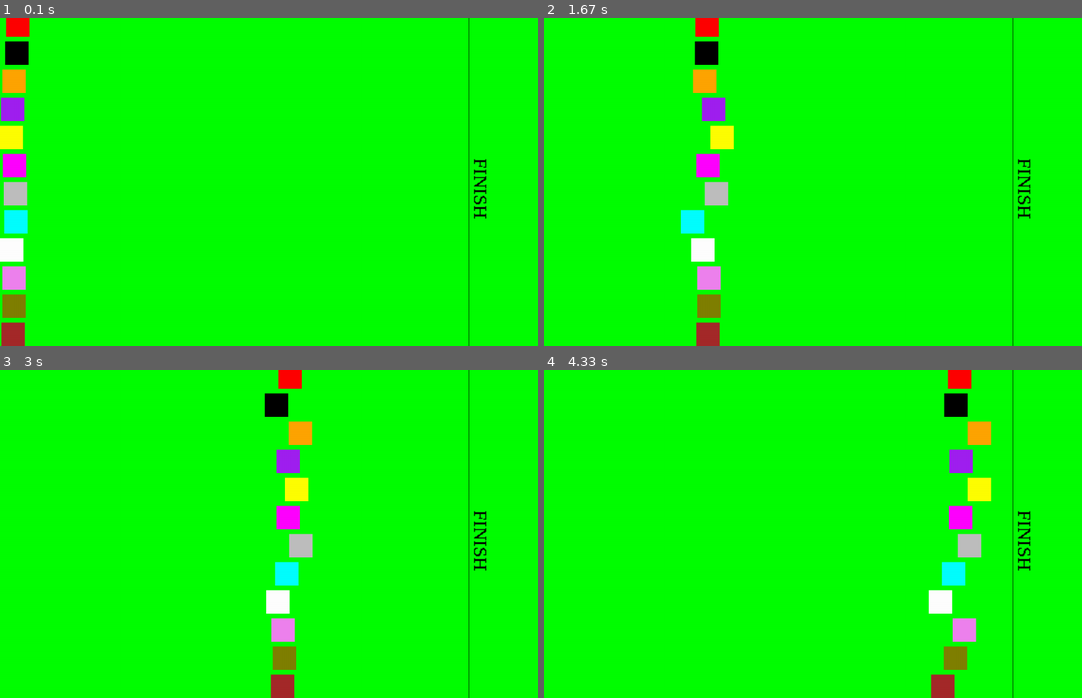
Above: before the commit, frames 1-4 (two rows, left to right).
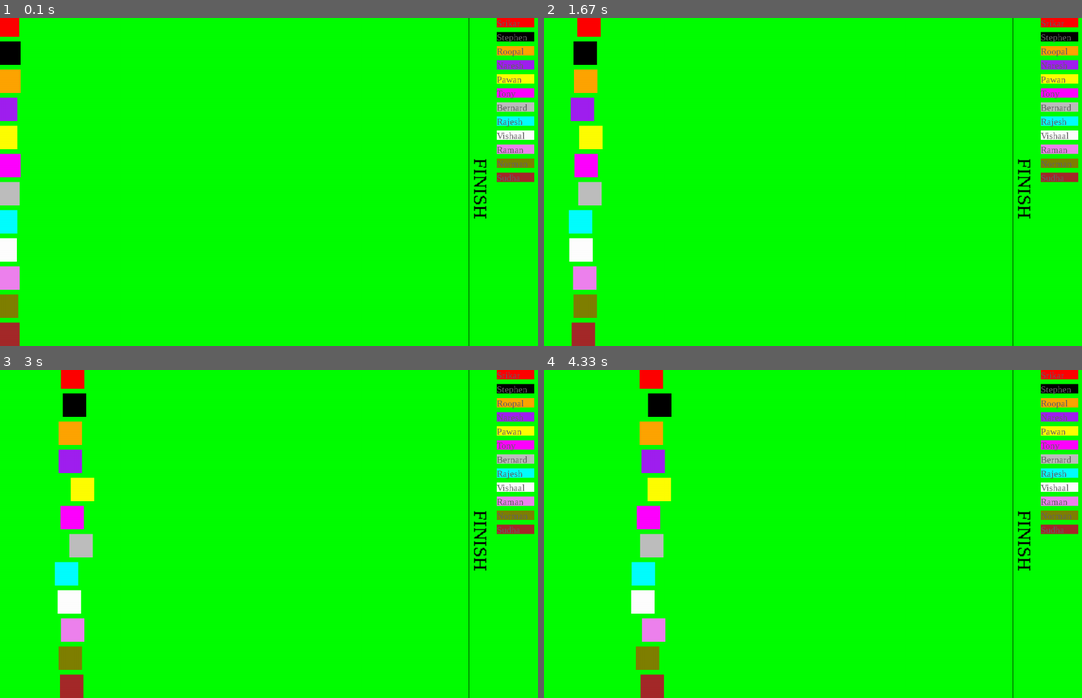
Above: after the commit, the same moments.

Repository: gilgamesh7/pygame_person_selector
Game: pygame game, started from app.py
The game is run twice, just before and just after one commit, with the same random seed, the same clock (stepped at 60 frames per second) and the same inputs.
Inputs:
- Up to frame 1 (0.1 s): no input
- Up to frame 2 (1.67 s): no input
- Up to frame 3 (3 s): no input
- Up to frame 4 (4.33 s): no input

The runs differ from the first frame. In frame 1, 4.1% of the frame differs, in the area x 0-100%, y 0-100%; in frame 2, 10%, in the area x 4-100%, y 0-100%; in frame 3, 10%; in frame 4, 10%.

Commit message:
MVP completed + requirements

Diff:
--- a/app.py
+++ b/app.py
@@ -40,8 +40,33 @@
         player_surfaces_list = []
         player_rectangles_list = []
         player_colours_list = ['Red', 'Black', 'Orange', 'Purple','Yellow','Magenta','Gray','Cyan','White','Violet','Olive','Brown']
-        player_names = ['Bernard','Tony','Naresh','Norman','Pawan','Rajesh','Roopal','Srikar','Stephen','Sudha','Vishaal','Raman']
+        player_names_list = ['Bernard','Tony','Naresh','Norman','Pawan','Rajesh','Roopal','Srikar','Stephen','Sudha','Vishaal','Raman']
 
+        # assign colours to players
+        players_table_surfaces_list = []
+        players_table_rectangles_list = []
+        players_name_surfaces_list = []
+
+        player_name_font = pygame.font.SysFont('timesnewroman',  20)
+
+        random.shuffle(player_names_list)
+
+        table_y_position = 10
+        for index,colour in enumerate(player_colours_list) :
+            table_surface = pygame.Surface((80,20))
+            table_surface.fill(colour)
+            table_rectangle = table_surface.get_rect(center=(1100,table_y_position))
+
+            name_surface = player_name_font.render(player_names_list[index], False, (100, 100, 100))
+
+
+            players_table_surfaces_list.append(table_surface)
+            players_table_rectangles_list.append(table_rectangle)
+            players_name_surfaces_list.append(name_surface)
+
+            table_y_position += 30
+
+        # generate racers
         player_y_pos = 15
         for colour in player_colours_list :
             player_surface = pygame.Surface((50,50))
@@ -59,22 +84,23 @@
         pygame.time.set_timer(movement_timer, 2000)
 
         # Caption
-        game_font = pygame.font.SysFont('timesnewroman',  20)
-        race_finish_surface = game_font.render('FINISH', False, (0, 0, 0))
+        race_font = pygame.font.SysFont('timesnewroman',  20)
+        race_finish_surface = race_font.render('FINISH', False, (0, 0, 0))
         race_finish_surface = pygame.transform.rotozoom(race_finish_surface, 270, 2)
 
+        # Winner indicator
         winner_font = pygame.font.SysFont('timesnewroman',  20)
         winner_surface = winner_font.render('W', False, (64, 64, 64))
         winner_rectangle = winner_surface.get_rect()
 
-        return race_surface, race_finish_surface, movement_timer, player_surfaces_list, player_rectangles_list, winner_surface , winner_rectangle
+        return race_surface, race_finish_surface, movement_timer, player_surfaces_list, player_rectangles_list, winner_surface , winner_rectangle , players_table_surfaces_list , players_table_rectangles_list, players_name_surfaces_list
 
     except Exception as err:
         exc_type, exc_obj, exc_tb = sys.exc_info()
         logger.info(f"{err} on line {exc_tb.tb_lineno}")
         raise err
 
-def game_loop(screen: object, clock: object, movement_timer: …(137 unchanged characters)… _surface:object, winner_rectangle:object)->None:
+def game_loop(screen: object, clock: object, movement_timer: …(137 unchanged characters)… _surface:object, winner_rectangle:object, players_table_surfaces_list:List[object] , players_table_rectangles_list:List[object], players_name_surfaces_list:List[object])->None:
     try:
         race_underway = True
         while True:
@@ -94,12 +120,14 @@
 
             current_speed = [random.randrange(1,10,1) for _ in range(len(player_surfaces_list))] if race_underway else list(itertools.repeat(0, len(player_surfaces_list)))
 
+            for i in range (len(players_table_surfaces_list)):
+                screen.blit(players_table_surfaces_list[i], players_table_rectangles_list[i])
+                screen.blit(players_name_surfaces_list[i],(players_table_rectangles_list[i].x, players_table_rectangles_list[i].y))
+
             for i in range(0,len(player_surfaces_list)):
                 if player_rectangles_list[i].x < 950 :
                     player_rectangles_list[i].x += current_speed[i]
                 else :
-                    # winner_name_rectangle.x = player_rectangles_list[i].x
-                    # winner_name_rectangle.y = player_rectangles_list[i].y
                     winner_rectangle.center = player_rectangles_list[i].center
                     race_underway = False
 
@@ -111,7 +139,7 @@
             pygame.display.update()
 
             # Control speed , set maximum frame rate - while loop must not run more than 60 times per second
-            clock.tick(40)
+            clock.tick(10)
     except Exception as err:
         exc_type, exc_obj, exc_tb = sys.exc_info()
         logger.info(f"{err} on line {exc_tb.tb_lineno}")
@@ -122,9 +150,9 @@
 
     screen, clock = setup_pygame()
 
-    race_surface, race_finish_surface, movement_timer, player_surfaces_list, player_rectangles_list , winner_surface , winner_rectangle= setup_game()
+    race_surface, race_finish_surface, movement_timer, player_surfaces_list, player_rectangles_list , winner_surface , winner_rectangle, players_table_surfaces_list , players_table_rectangles_list, players_name_surfaces_list = setup_game()
 
-    game_loop(screen, clock, movement_timer, race_surface, race_finish_surface, player_surfaces_list, player_rectangles_list, winner_surface , winner_rectangle)
+    game_loop(screen, clock, movement_timer, race_surface, race_finish_surface, player_surfaces_list, player_rectangles_list, winner_surface , winner_rectangle, players_table_surfaces_list , players_table_rectangles_list, players_name_surfaces_list)
 
 
 if __name__ == "__main__":
Not shown, added: requirements.txt
